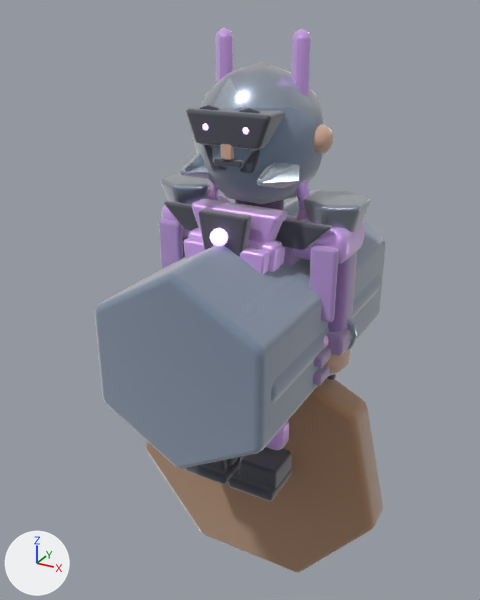
What one commit did to the glTF model public/assets/models/characters/grunt.glb.
Camera for both pictures: a 50 mm lens placed at (1.35, -2.65, 2.21), pointed at (-0.11, 0.01, 0.88). The axes (+X, +Y, +Z) are drawn at lower left. The lights are the same throughout. The older version comes first. Where no turn or scale is listed for an object, it has been applied to the vertices.
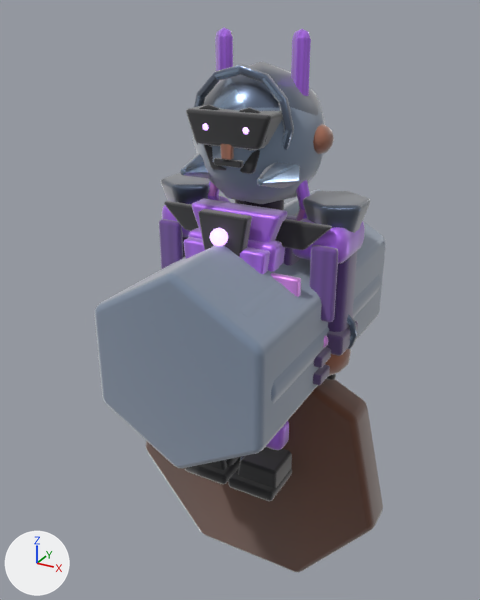
Where the change shows, as pixel boxes (x1, y1, x2, y2) in the pictures (480 x 600 px):
'weapon.club', surface changed (darker)
    both: (146, 379, 383, 572)
'crest.crown', surface changed (darker)
    both: (205, 61, 318, 116)
'shoulderCap.1', surface changed
    both: (303, 191, 370, 233)
'collarFront', surface changed
    both: (192, 199, 287, 242)
'armPanel.R', surface changed (darker)
    both: (309, 245, 338, 322)
'head.gruntBrowRing', added (blue)
    after: (194, 64, 294, 150)
'arm.R', surface changed (darker)
    both: (328, 251, 357, 332)
'shoulder.R', surface changed
    both: (292, 218, 365, 264)
'shoulderCap.-1', surface changed (darker)
    both: (161, 173, 210, 204)
'crest.hornR', surface changed
    both: (291, 29, 311, 96)
'armPanel.L', surface changed (darker)
    both: (159, 219, 183, 269)
'gruntTusk.R', surface changed
    both: (257, 162, 300, 188)
'crest.hornL', surface changed
    both: (215, 27, 233, 71)
'torsoFrontShell', surface changed
    both: (188, 228, 282, 272)
'torsoPanel.R', surface changed
    both: (240, 247, 270, 274)
'arm.R.cuff', surface changed (darker)
    both: (326, 320, 358, 356)
'gruntNeckRing', surface changed
    both: (208, 180, 310, 221)
'ear.R', surface changed (beige to brown)
    both: (313, 124, 334, 154)
'gruntTusk.L', surface changed
    both: (180, 153, 209, 179)
'chest.gruntRagPatch', added
    after: (271, 273, 301, 297)
'glove.R', surface changed (darker)
    both: (325, 349, 351, 376)
'knee.R', surface changed
    both: (266, 421, 289, 450)
'torsoPanel.L', surface changed
    both: (183, 237, 205, 259)
'weaponWrapA', surface changed (darker)
    both: (313, 364, 330, 386)
'neckGuard', surface changed
    both: (235, 200, 284, 210)
'weaponWrapB', surface changed (darker)
    both: (314, 347, 331, 368)
'shoulder.L', surface changed
    both: (162, 196, 230, 238)
'wristBand.R', surface changed (darker)
    both: (347, 314, 358, 349)
'faceNoseBridge', surface changed (beige to brown)
    both: (220, 144, 234, 160)
'torso', surface changed (darker)
    both: (283, 219, 301, 265)
'torsoShell', surface changed
    both: (280, 246, 285, 265)
'torsoBackYoke', surface changed
    both: (286, 215, 297, 220)
'arm.L', surface changed
    both: (183, 237, 187, 257)

Edits to the bpy script that builds the scene:
```text
Change mat_mat_grunt_metal:
    where n2 = _N.new('ShaderNodeMix'); n2.name = 'Mix'
    remove n2.inputs[7].default_value = (0.34, 0.4, 0.5, 1.0)  # 'B', grey #9eaabc
    add n4 = _N.new('ShaderNodeTexImage'); n4.name = 'Image Texture'
    add n4.image = img_art_paint_mat_grunt_metal
    where n3 = _N.new('ShaderNodeVertexColor'); n3.name = 'Color Attribute'
    remove _L.new(n3.outputs[0], n2.inputs[6])  # 'Color' to 'A'
    add _L.new(n3.outputs[0], n2.inputs[7])  # 'Color' to 'B'
    add _L.new(n4.outputs[0], n2.inputs[6])  # 'Color' to 'A'
Change mat_mat_grunt_metallight:
    where n2 = _N.new('ShaderNodeMix'); n2.name = 'Mix'
    remove n2.inputs[7].default_value = (0.56, 0.66, 0.78, 1.0)  # 'B', pale blue #c5d4e5
    add n4 = _N.new('ShaderNodeTexImage'); n4.name = 'Image Texture'
    add n4.image = img_art_paint_mat_grunt_metallight
    where n3 = _N.new('ShaderNodeVertexColor'); n3.name = 'Color Attribute'
    remove _L.new(n3.outputs[0], n2.inputs[6])  # 'Color' to 'A'
    add _L.new(n3.outputs[0], n2.inputs[7])  # 'Color' to 'B'
    add _L.new(n4.outputs[0], n2.inputs[6])  # 'Color' to 'A'
Change mat_mat_grunt_accent:
    where n2 = _N.new('ShaderNodeMix'); n2.name = 'Mix'
    remove n2.inputs[7].default_value = (0.72, 0.42, 1.0, 1.0)  # 'B', purple #ddadff
    add n4 = _N.new('ShaderNodeTexImage'); n4.name = 'Image Texture'
    add n4.image = img_art_paint_mat_grunt_accent
    where n3 = _N.new('ShaderNodeVertexColor'); n3.name = 'Color Attribute'
    remove _L.new(n3.outputs[0], n2.inputs[6])  # 'Color' to 'A'
    add _L.new(n3.outputs[0], n2.inputs[7])  # 'Color' to 'B'
    add _L.new(n4.outputs[0], n2.inputs[6])  # 'Color' to 'A'
Change mat_mat_grunt_skin:
    where n2 = _N.new('ShaderNodeMix'); n2.name = 'Mix'
    remove n2.inputs[7].default_value = (0.62, 0.38, 0.28, 1.0)  # 'B', beige #cea690
    add n4 = _N.new('ShaderNodeTexImage'); n4.name = 'Image Texture'
    add n4.image = img_art_paint_mat_grunt_skin
    where n3 = _N.new('ShaderNodeVertexColor'); n3.name = 'Color Attribute'
    remove _L.new(n3.outputs[0], n2.inputs[6])  # 'Color' to 'A'
    add _L.new(n3.outputs[0], n2.inputs[7])  # 'Color' to 'B'
    add _L.new(n4.outputs[0], n2.inputs[6])  # 'Color' to 'A'
Change mat_mat_grunt_cloth:
    where n2 = _N.new('ShaderNodeMix'); n2.name = 'Mix'
    remove n2.inputs[7].default_value = (0.32, 0.18, 0.48, 1.0)  # 'B', purple #9976b8
    add n4 = _N.new('ShaderNodeTexImage'); n4.name = 'Image Texture'
    add n4.image = img_art_paint_mat_grunt_cloth
    where n3 = _N.new('ShaderNodeVertexColor'); n3.name = 'Color Attribute'
    remove _L.new(n3.outputs[0], n2.inputs[6])  # 'Color' to 'A'
    add _L.new(n3.outputs[0], n2.inputs[7])  # 'Color' to 'B'
    add _L.new(n4.outputs[0], n2.inputs[6])  # 'Color' to 'A'
Change mat_mat_grunt_leatherlight:
    where n2 = _N.new('ShaderNodeMix'); n2.name = 'Mix'
    remove n2.inputs[7].default_value = (0.33, 0.22, 0.454, 1.0)  # 'B', purple #9b81b4
    add n4 = _N.new('ShaderNodeTexImage'); n4.name = 'Image Texture'
    add n4.image = img_art_paint_mat_grunt_leatherlight
    where n3 = _N.new('ShaderNodeVertexColor'); n3.name = 'Color Attribute'
    remove _L.new(n3.outputs[0], n2.inputs[6])  # 'Color' to 'A'
    add _L.new(n3.outputs[0], n2.inputs[7])  # 'Color' to 'B'
    add _L.new(n4.outputs[0], n2.inputs[6])  # 'Color' to 'A'
Change mat_mat_grunt_clothlight:
    where n2 = _N.new('ShaderNodeMix'); n2.name = 'Mix'
    remove n2.inputs[7].default_value = (0.428, 0.262, 0.616, 1.0)  # 'B', purple #af8cce
    add n4 = _N.new('ShaderNodeTexImage'); n4.name = 'Image Texture'
    add n4.image = img_art_paint_mat_grunt_clothlight
    where n3 = _N.new('ShaderNodeVertexColor'); n3.name = 'Color Attribute'
    remove _L.new(n3.outputs[0], n2.inputs[6])  # 'Color' to 'A'
    add _L.new(n3.outputs[0], n2.inputs[7])  # 'Color' to 'B'
    add _L.new(n4.outputs[0], n2.inputs[6])  # 'Color' to 'A'
Change mat_mat_grunt_wood:
    where n2 = _N.new('ShaderNodeMix'); n2.name = 'Mix'
    remove n2.inputs[7].default_value = (0.38, 0.2, 0.1, 1.0)  # 'B', brown #a67c59
    add n4 = _N.new('ShaderNodeTexImage'); n4.name = 'Image Texture'
    add n4.image = img_art_paint_mat_grunt_wood
    where n3 = _N.new('ShaderNodeVertexColor'); n3.name = 'Color Attribute'
    remove _L.new(n3.outputs[0], n2.inputs[6])  # 'Color' to 'A'
    add _L.new(n3.outputs[0], n2.inputs[7])  # 'Color' to 'B'
    add _L.new(n4.outputs[0], n2.inputs[6])  # 'Color' to 'A'
Add ob_chest_gruntragpatch:
    ob_chest_gruntragpatch = bpy.data.objects.new('chest.gruntRagPatch', me_cube_539)  # 56 vertices, 108 faces; spans x -0.12..0.12, y -0.02..0.02, z -0.1..0.1
    ob_chest_gruntragpatch.location = (0.22, -0.29, 1.08)
Add ob_head_gruntbrowring:
    ob_head_gruntbrowring = bpy.data.objects.new('head.gruntBrowRing', me_torus_099)  # 211 vertices, 422 faces; spans x -0.24..0.24, y -0.019..0.019, z -0.24..0.24
    ob_head_gruntbrowring.location = (0.0, -0.18, 1.76)
```
